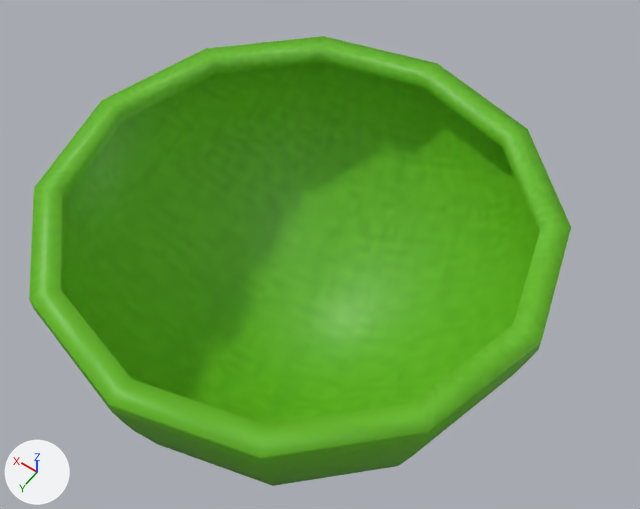
An edit to the Blender file assets/models/charisma-lid.blend, drawn before and after from the same camera.
Both versions are drawn from a 50 mm camera at (-0.348, 0.449, 0.637) aimed at (-0.035, 0.011, -0.051). Arrows for +X, +Y and +Z are at lower left; the lights stay in place. Both versions are drawn at full value of the shape key 'LowerCloseHalf' of 'Cylinder'; the numbers are the values there.
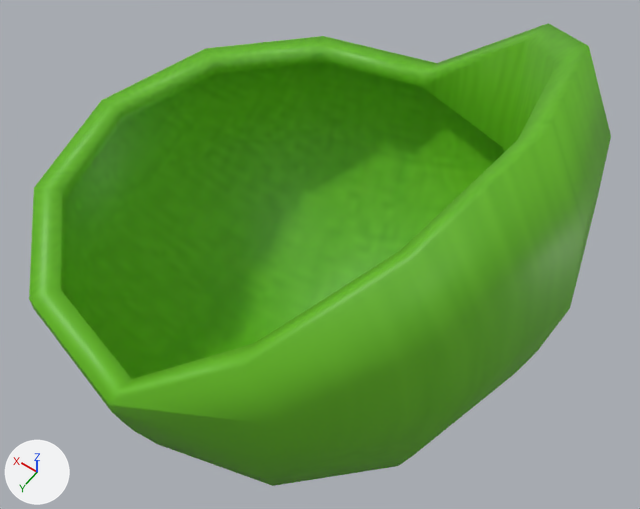
Where the change shows, as pixel boxes [x1, y1, x2, y2] in the pictures (640 x 509 px; the box of a moved part takes in the faces that stretch with it):
'Cylinder', reshaped (7% wider)
    before: [29, 36, 571, 486]
    after: [29, 23, 611, 486]
part 1 of me_lid_002, moved or reshaped
    before: [109, 64, 571, 465]
    after: [109, 23, 611, 465]

Diff of the bpy script that builds the scene:
```diff
--- a/assets/models/charisma-lid.blend.py
+++ b/assets/models/charisma-lid.blend.py
@@ me_lid_002 @@
 me_lid_002.from_pydata(...)  # 121 vertices, 120 faces; spans x -0.262..0.262, y -0.262..0.262, z -0.272..-0.014
 # used by ob_cylinder; location = (0.0, 0.0, 0.0)
-me_lid_002.vertices[15].co = (-0.131, -0.227, -0.014)  # pixel (527, 128)
-me_lid_002.vertices[17].co = (-0.227, -0.131, -0.014)  # pixel (571, 227)
-me_lid_002.vertices[19].co = (-0.262, 0.0, -0.014)  # pixel (541, 340)
-me_lid_002.vertices[21].co = (-0.227, 0.131, -0.014)  # pixel (428, 431)
-me_lid_002.vertices[23].co = (-0.131, 0.227, -0.014)  # pixel (260, 456)
-me_lid_002.vertices[39].co = (-0.117, -0.203, -0.014)  # pixel (504, 136)
-me_lid_002.vertices[41].co = (-0.203, -0.117, -0.014)  # pixel (541, 225)
-me_lid_002.vertices[43].co = (-0.235, 0.0, -0.014)  # pixel (513, 324)
-me_lid_002.vertices[45].co = (-0.203, 0.117, -0.014)  # pixel (411, 403)
-me_lid_002.vertices[47].co = (-0.117, 0.203, -0.014)  # pixel (265, 425)
-me_lid_002.vertices[111].co = (-0.131, -0.227, -0.019)
-me_lid_002.vertices[112].co = (-0.131, -0.227, -0.025)
-me_lid_002.vertices[113].co = (-0.227, -0.131, -0.019)  # pixel (570, 230)
-me_lid_002.vertices[114].co = (-0.227, -0.131, -0.025)  # pixel (568, 234)
-me_lid_002.vertices[115].co = (-0.262, 0.0, -0.019)  # pixel (540, 343)
-me_lid_002.vertices[116].co = (-0.262, 0.0, -0.025)  # pixel (539, 346)
-me_lid_002.vertices[117].co = (-0.227, 0.131, -0.019)  # pixel (427, 434)
-me_lid_002.vertices[118].co = (-0.227, 0.131, -0.025)  # pixel (426, 436)
-me_lid_002.vertices[119].co = (-0.131, 0.227, -0.019)  # pixel (260, 459)
-me_lid_002.vertices[120].co = (-0.131, 0.227, -0.025)  # pixel (261, 462)
+# me_lid_002 part 1
+me_lid_002.vertices[15].co = (-0.126, -0.227, 0.118)  # pixel (548, 23)
+me_lid_002.vertices[17].co = (-0.194, -0.131, 0.186)  # pixel (588, 46)
+me_lid_002.vertices[19].co = (-0.218, 0.0, 0.211)  # pixel (548, 130)
+me_lid_002.vertices[21].co = (-0.194, 0.131, 0.186)  # pixel (413, 260)
+me_lid_002.vertices[23].co = (-0.126, 0.227, 0.118)  # pixel (243, 366)
+me_lid_002.vertices[39].co = (-0.116, -0.203, 0.108)  # pixel (525, 41)
+me_lid_002.vertices[41].co = (-0.177, -0.117, 0.169)  # pixel (556, 64)
+me_lid_002.vertices[43].co = (-0.199, 0.0, 0.191)  # pixel (517, 139)
+me_lid_002.vertices[45].co = (-0.177, 0.117, 0.169)  # pixel (400, 250)
+me_lid_002.vertices[47].co = (-0.116, 0.203, 0.108)  # pixel (255, 342)
+me_lid_002.vertices[111].co = (-0.15, -0.227, 0.061)
+me_lid_002.vertices[112].co = (-0.148, -0.227, 0.011)
+me_lid_002.vertices[113].co = (-0.234, -0.131, 0.109)  # pixel (611, 136)
+me_lid_002.vertices[114].co = (-0.241, -0.131, 0.036)  # pixel (597, 198)
+me_lid_002.vertices[115].co = (-0.264, 0.0, 0.127)  # pixel (581, 238)
+me_lid_002.vertices[116].co = (-0.275, 0.0, 0.045)  # pixel (569, 308)
+me_lid_002.vertices[117].co = (-0.234, 0.131, 0.11)  # pixel (453, 353)
+me_lid_002.vertices[118].co = (-0.241, 0.131, 0.036)  # pixel (449, 410)
+me_lid_002.vertices[119].co = (-0.15, 0.227, 0.061)  # pixel (276, 425)
+me_lid_002.vertices[120].co = (-0.148, 0.227, 0.011)  # pixel (276, 454)
 me_lid_002.materials.append(mat_charisma_skin_jpg)
```
